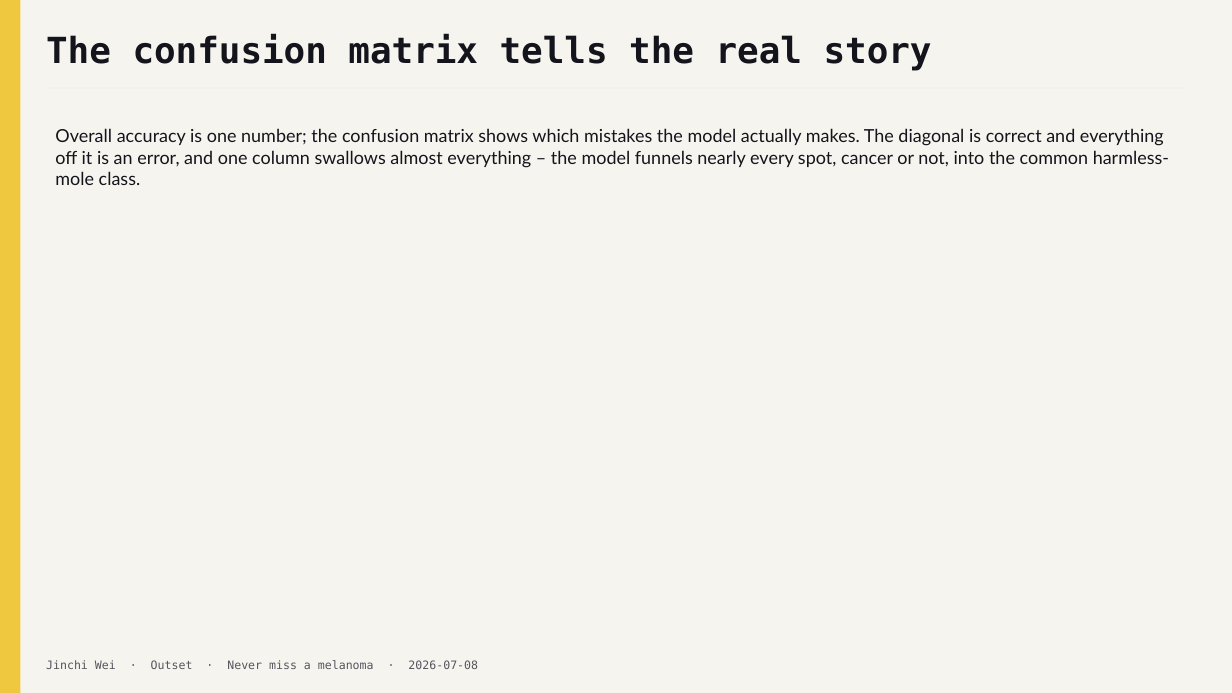
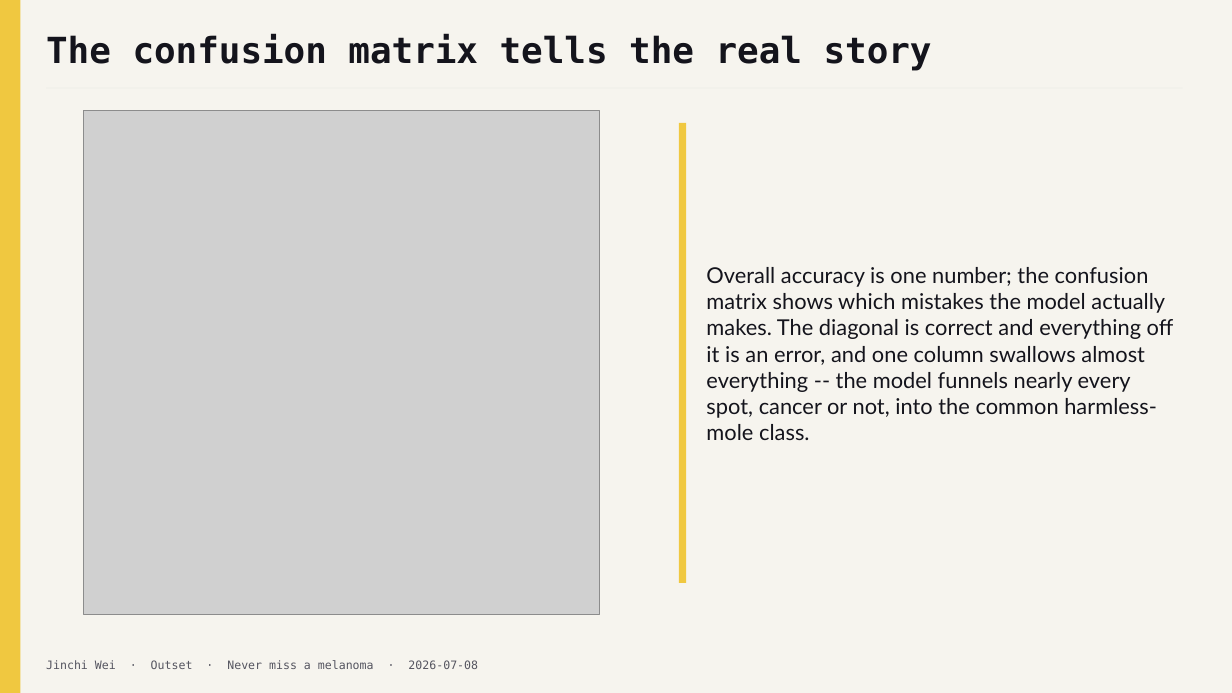
Before and after one commit to jinchiwei/outset-ai-healthcare, a slide deck: slide 11 of solutions/g2_skin_screening/slides/g2_skin_screening.pptx. Drawn at 1232x693 pixels with LibreOffice and Linux fonts; fonts in the diff are those of the drawing; grey boxes stand for pictures. Boxes give left, top, right and bottom in pixels: in the first picture for what was removed or moved away, otherwise in the second. Text is boxed around its words. In the diff, an @@ line names an element or a change of style, - is before the commit and + after.

```diff
--- a/solutions/g2_skin_screening/slides/g2_skin_screening.pptx
+++ b/solutions/g2_skin_screening/slides/g2_skin_screening.pptx
@@ picture added at (x1=84, y1=111, x2=600, y2=615) @@
@@ text "Overall accuracy is one number; ..." at (x1=706, y1=267, x2=1174, y2=440): vertical alignment top to middle @@
@@ rectangle added at (x1=679, y1=123, x2=687, y2=583), fill #F0C840 @@
@@ text at (x1=706, y1=267, x2=1174, y2=440): text changed; size 14 to 17 pt @@
-Overall accuracy is one number; the confusion matrix shows which mistakes the model actually makes. The diagonal is correct and everything off it is an error, and one column swallows almost everything – the model funnels nearly every spot, cancer or not, into the common harmless-mole class.
+Overall accuracy is one number; the confusion matrix shows which mistakes the model actually makes. The diagonal is correct and everything off it is an error, and one column swallows almost everything -- the model funnels nearly every spot, cancer or not, into the common harmless-mole class.
```
Also in this commit, not shown: 11 other slides changed, 3 other files.
